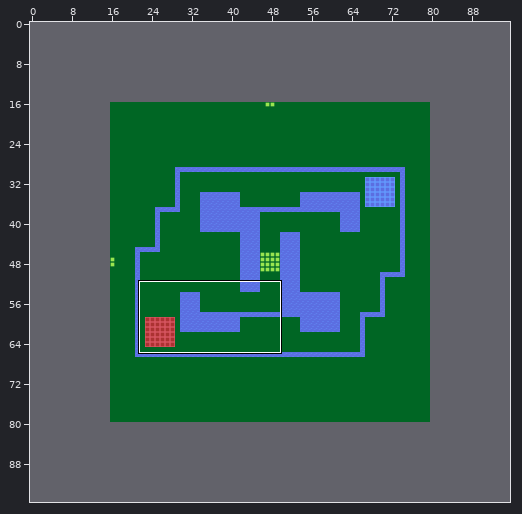
Tiled map (JSON): assets/tilemaps/koth-two.json. The picture above shows the old version from afar; the outline marks the close-up.
Close-up. Before:
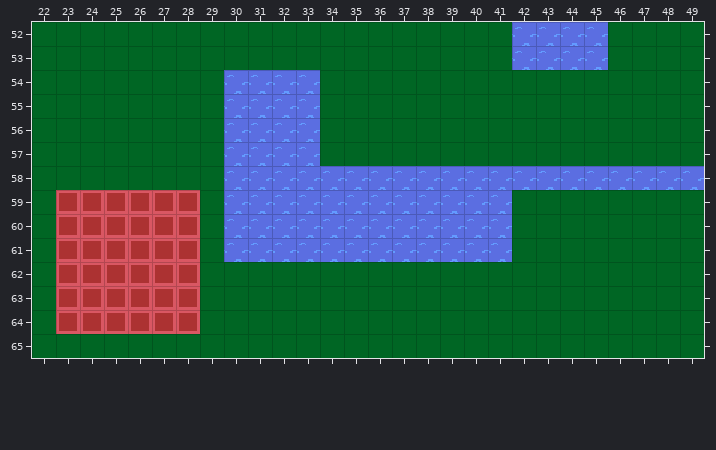
Cells are 16x16 px. Shown: x 22..49, y 52..65. The commit also changed other parts of the map, which this record leaves out. The old version is drawn lined up with the new one.
The same view after the edit:
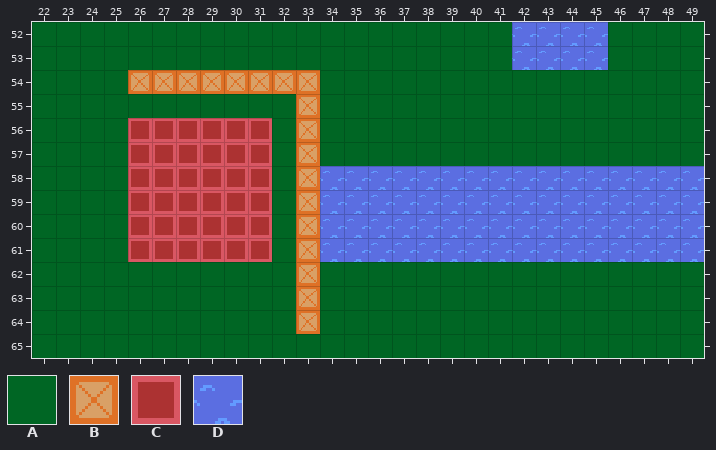
Key: from "stockheimer-test-tileset-extru": A 0, B 1, C 3, D 10.
_ is an empty cell.
Tiles of an added or newly shown layer are drawn over the layers below it.
Edits made:
map size 64x64 -> 96x96 cells (old content now starts at 16,16; both pictures use the new coordinates)
Layer "Tile Layer 1":
y 54: x 26..33 AAAADDDD -> BBBBBBBB
y 55: x 30..33 DDDD -> AAAB
y 56..58: x 26..33 AAAADDDD -> CCCCCCAB
y 59..61: x 23..25 CCC -> AAA; x 29..33 ADDDD -> CCCAB
y 62..64: x 23..28 CCCCCC -> AAAAAA; x 33 A -> B
Layer "Tile Layer 2" (added):
y 59..61: x 42..49 ________ -> DDDDDDDD
Pixel boxes of the changes (left, top, right, bottom) in both close-ups:
changed: (56, 70, 320, 334)
added: (512, 190, 704, 262)
